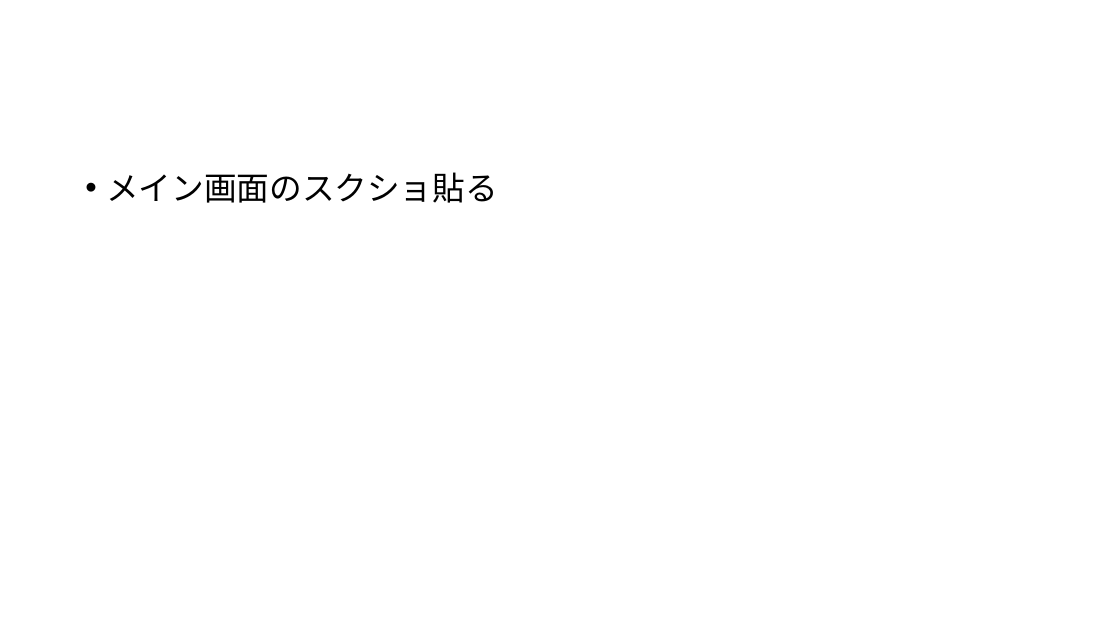
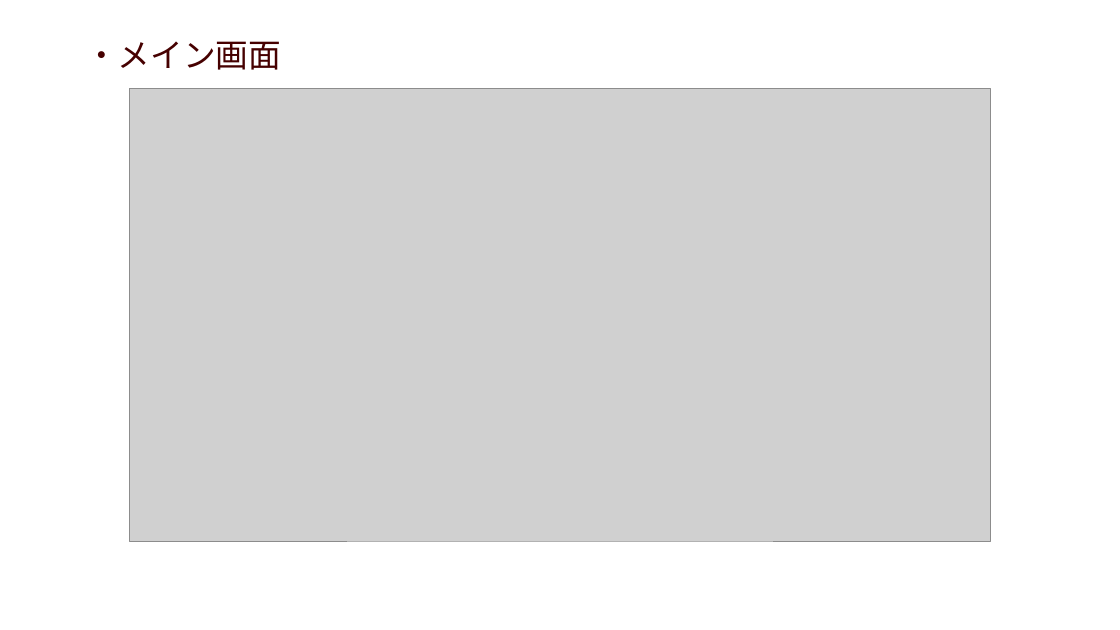
Before and after one commit to fusausa/IVY-Chat, a slide deck: slide 5 of プレゼン.pptx. Drawn at 1120x630 pixels with LibreOffice and Linux fonts; fonts in the diff are those of the drawing; grey boxes stand for pictures. Boxes give left, top, right and bottom in pixels: in the first picture for what was removed or moved away, otherwise in the second. Text is boxed around its words. In the diff, an @@ line names an element or a change of style, - is before the commit and + after.

```diff
--- a/プレゼン.pptx
+++ b/プレゼン.pptx
@@ text at [85, 41, 281, 70]: text changed; text colour #000000 to #460000 @@
-• メイン画面のスクショ貼る
+・メイン画面
@@ picture added at [129, 89, 991, 541] @@
```
Also in this commit, not shown: 3 other slides changed, 2 slides added, 3 slides removed.
